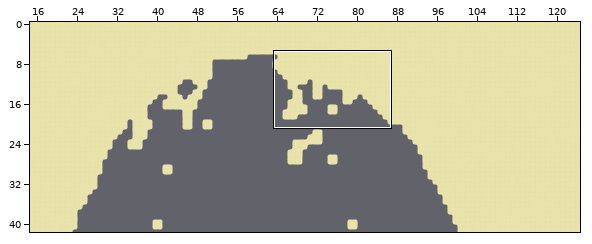
An edit to a level. Tiled map, src/tiled/garbageGulf-terrain.tmx. The picture above shows the old version from afar; the outline marks the close-up.
Close-up. First the earlier version:
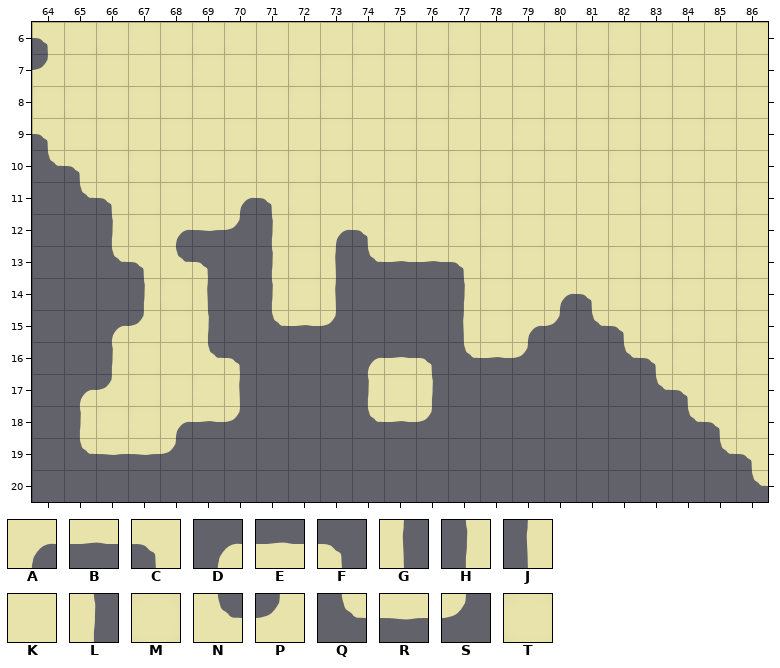
Cells are 256x256 px. Shown: x 64..86, y 6..20.
Key: from "terrain": A 0, B 1, C 2, D 3, E 4, F 5, G 12, H 14, J 15, K 16, L 17, M 22, N 24, P 26, Q 27, R 28, S 29, T 91.
_ is an empty cell.
Layer "Tile Layer 1" before, first column x 64:
 6 CMTTMTTMKKTMMTKMTTTMKKM
 7 PMMKMTMKTTTMMMKMMMTMMKM
 8 TTMMMMKMTTKMMTKMKMMMMMM
 9 CMMKMKMKKMKMMKKTTMMMMTK
10 QCMTMMMMMMKMKMMMMKTMMKK
11 _QCMMKACTKTMMMTMKKMTMMT
12 __HMARSHMACTMMTMMKKMKMM
13 __QCNF_HMGQBBCTMKKMMTTT
14 ___HTG_HMG___HMKACMMTKT
15 __DPML_QBS___JMASQCMTMT
16 __HMKNF___DEFQBS__QCTKT
17 _DPMMTG___HML______QCMM
18 _HTTABS___QBS_______QCT
19 _QRRS________________QC
20 ______________________Q
Now the later version:
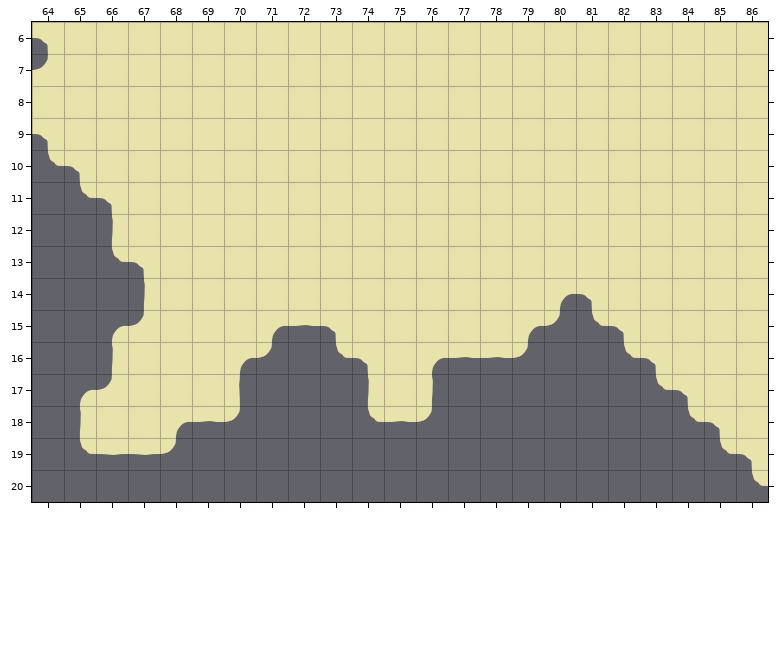
Change:
Changed rows in their new state; . is an unchanged cell.
Layer "Tile Layer 1":
first column x 68:
11 ..TK......
12 KKMK.TM...
13 MMTM.MMTMT
14 .MMM.MMTTM
15 .KMA.CMTMT
16 .KAS.QCMAB
Changed places in both close-ups, as pixel boxes (x1, y1, x2, y2):
changed: (175, 197, 285, 373)
changed: (321, 229, 478, 373)
